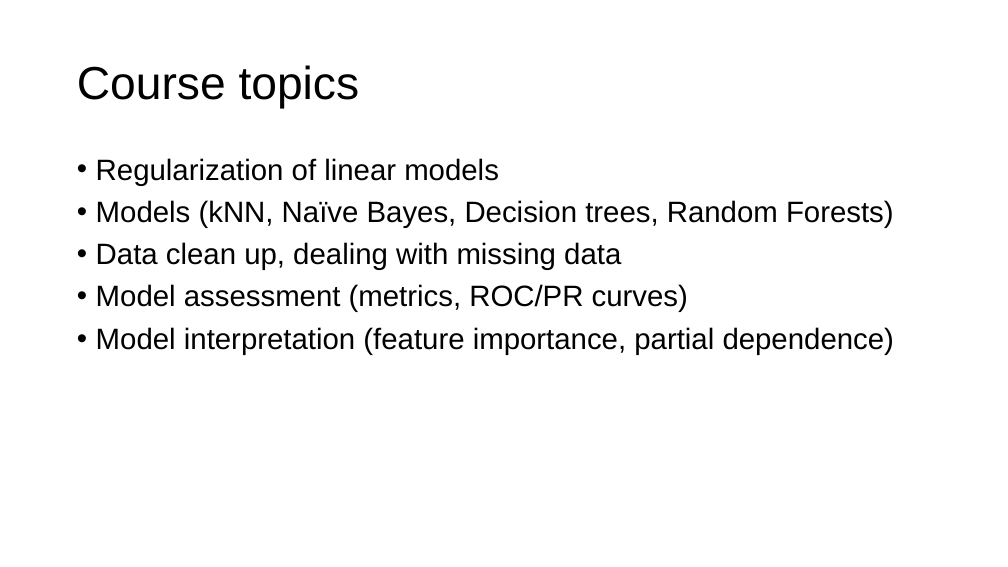
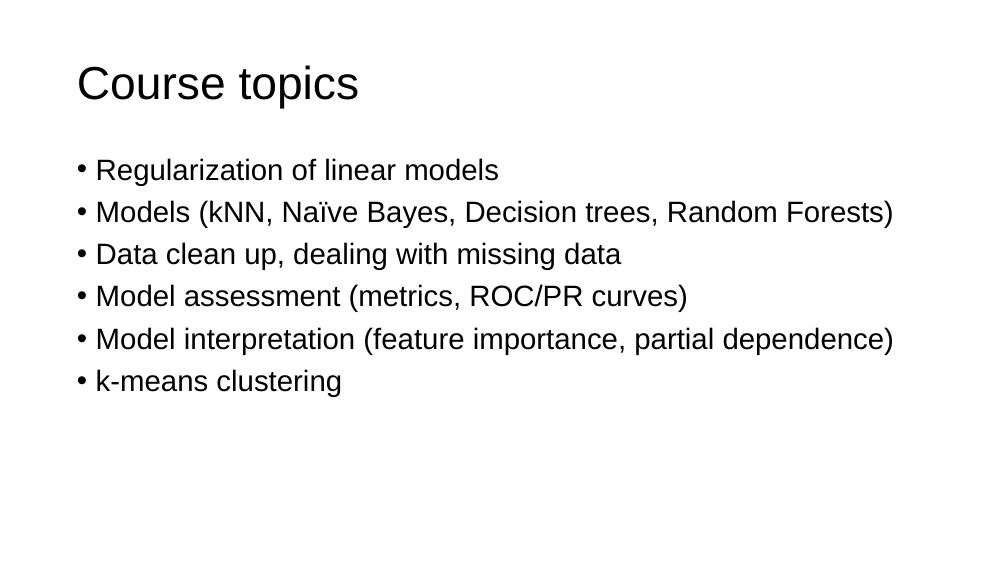
Before and after one commit to parrt/msds621, a slide deck: slide 2 of lectures/intro.pptx. Drawn at 1008x567 pixels with LibreOffice and Linux fonts; fonts in the diff are those of the drawing; background and template pictures are left out. Boxes give left, top, right and bottom in pixels: in the first picture for what was removed or moved away, otherwise in the second. Text is boxed around its words. In the diff, an @@ line names an element or a change of style, - is before the commit and + after.

```diff
--- a/lectures/intro.pptx
+++ b/lectures/intro.pptx
@@ text at [96,369,342,397]: paragraph added @@
+• k-means clustering
```
Also in this commit, not shown: 1 other file.
